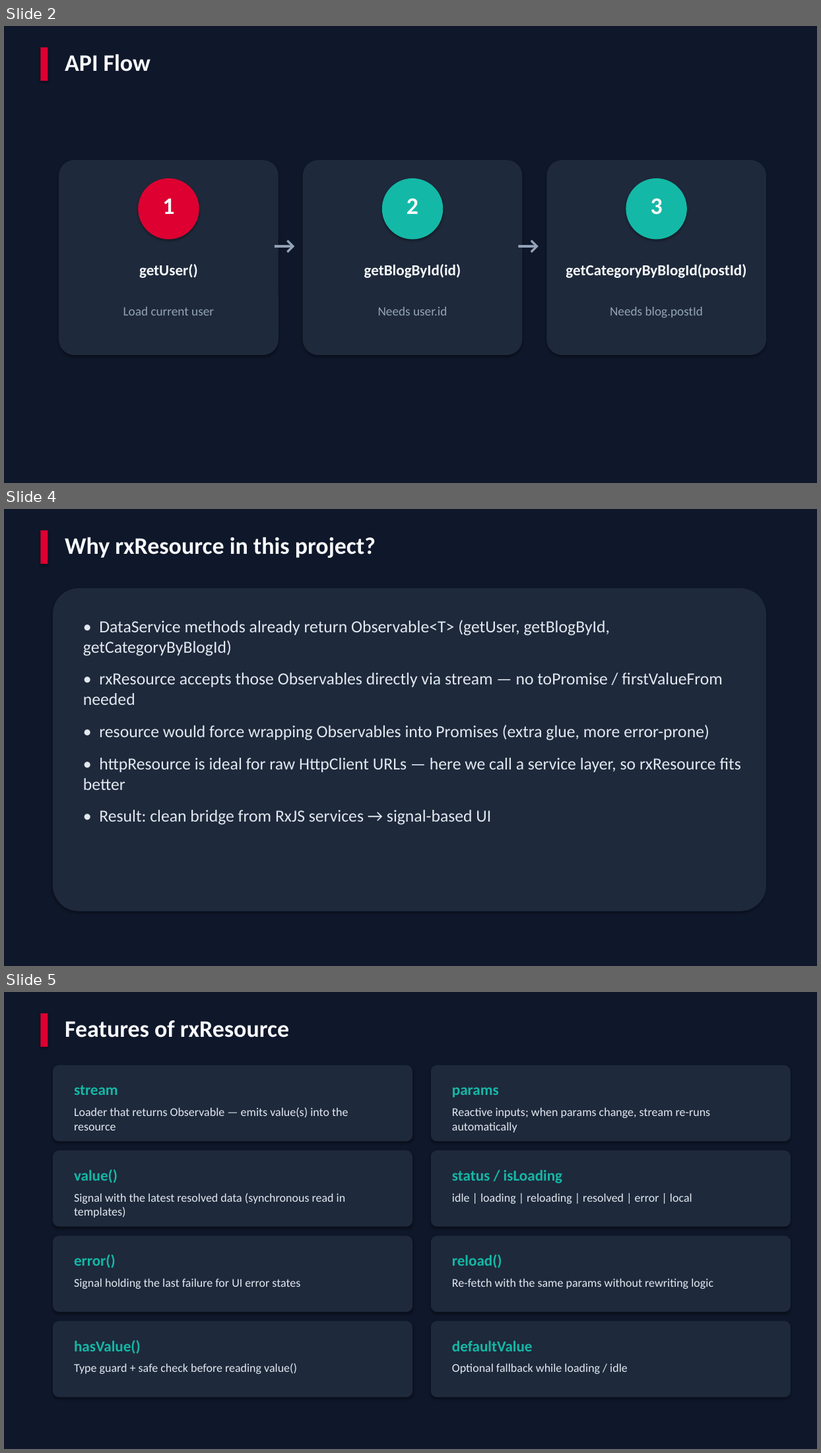
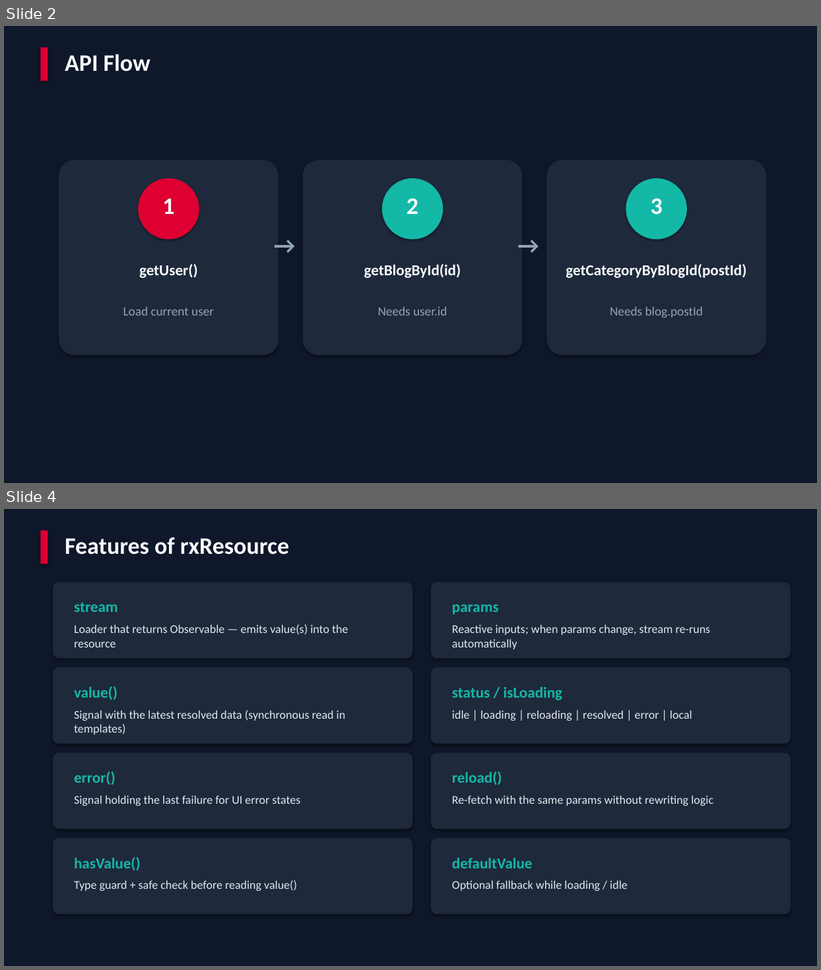
Before and after one commit to pawankkumawat/angular-practicals, a slide deck: docs/Angular22-rxResource-Chaining.pptx. Shown one above the other, each under a label of ours: slides 2, 4 and 5 before the commit, slides 2 and 4 after it; the slides between them are not shown. The pictures are 821x1453 and 821x970 pixels, drawn with LibreOffice and Linux fonts; fonts in the diff are those of the drawing. Boxes give left, top, right and bottom in pixels: in the first picture for what was removed or moved away, otherwise in the second. Text is boxed around its words. In the diff, an @@ line names an element or a change of style, - is before the commit and + after.

```diff
--- a/docs/Angular22-rxResource-Chaining.pptx
+++ b/docs/Angular22-rxResource-Chaining.pptx
@@ slide 4 removed at (x1=4, y1=509, x2=817, y2=966), background #FFFFFF @@
@@ rectangle removed at (x1=4, y1=509, x2=817, y2=966) @@
@@ rectangle removed at (x1=40, y1=530, x2=48, y2=564) @@
@@ text removed at (x1=65, y1=537, x2=376, y2=558) @@
-Why rxResource in this project?
@@ rounded rectangle removed at (x1=53, y1=588, x2=766, y2=912) @@
@@ text removed at (x1=83, y1=620, x2=741, y2=825) @@
-• DataService methods already return Observable<T> (getUser, getBlogById, getCategoryByBlogId)
-• rxResource accepts those Observables directly via stream — no toPromise / firstValueFrom needed
-• resource would force wrapping Observables into Promises (extra glue, more error-prone)
-• httpResource is ideal for raw HttpClient URLs — here we call a service layer, so rxResource fits better
-• Result: clean bridge from RxJS services → signal-based UI
@@ what was slide 5 is now slide 4 @@
```
Also in this commit, not shown: 1 slide changed, 1 other slide removed, 9 other files.
